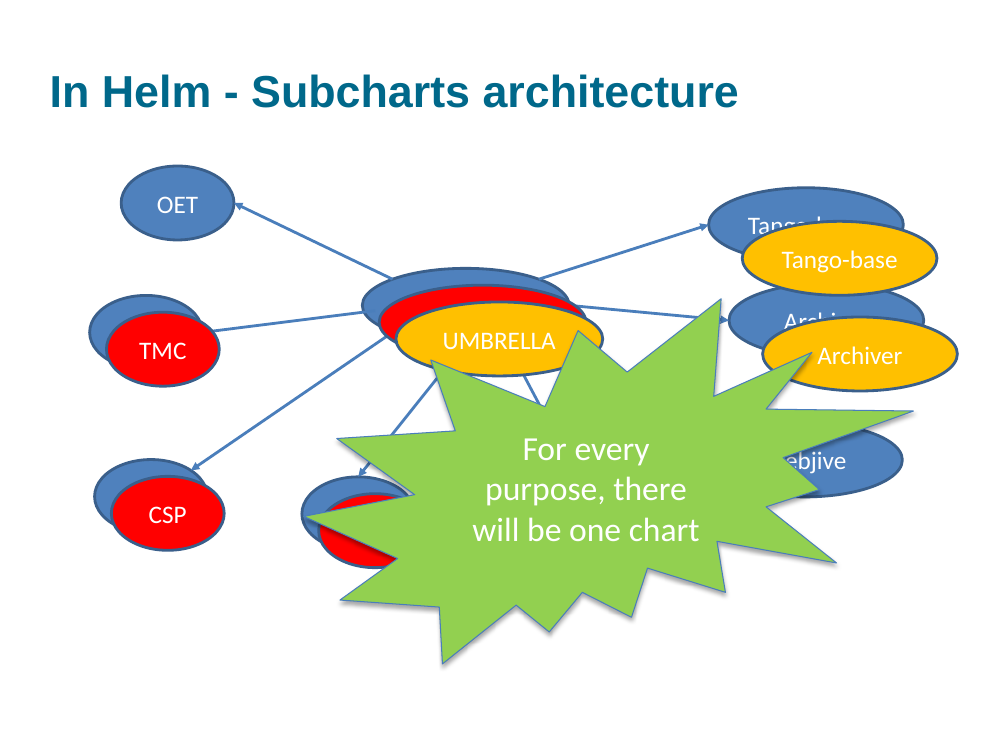
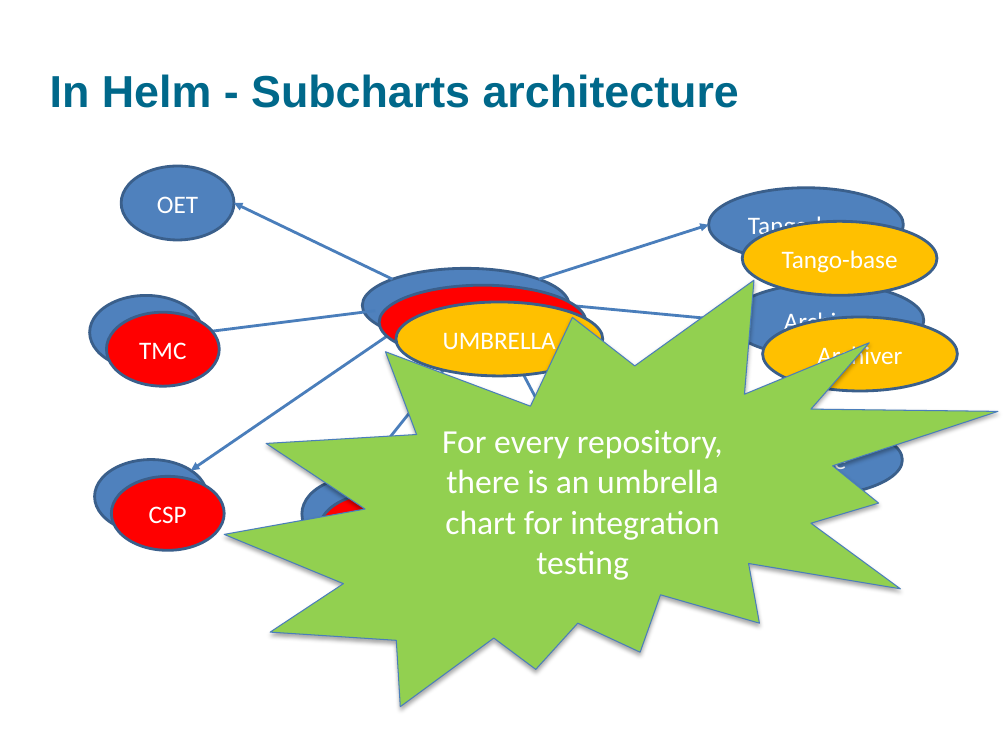
Before and after one commit to Matteo04052017/SPIE2020, a slide deck: slide 11 of 11452-15_talk.pptx. Drawn at 1008x756 pixels with LibreOffice and Linux fonts; fonts in the diff are those of the drawing; background and template pictures are left out. Boxes give left, top, right and bottom in pixels: in the first picture for what was removed or moved away, otherwise in the second. Text is boxed around its words. In the diff, an @@ line names an element or a change of style, - is before the commit and + after.

Commit message:
updates

```diff
--- a/11452-15_talk.pptx
+++ b/11452-15_talk.pptx
@@ irregular seal "For every repository, there is ...": place and size @@
-irregular seal "For every repository, there is ..." at box(303, 298, 913, 663)
+irregular seal "For every repository, there is ..." at box(224, 280, 998, 707)
@@ text in irregular seal at box(442, 430, 723, 580): text changed @@
-For every purpose, there will be one chart
+For every repository, there is an umbrella chart for integration testing
```
Also in this commit, not shown: 3 other slides changed.
